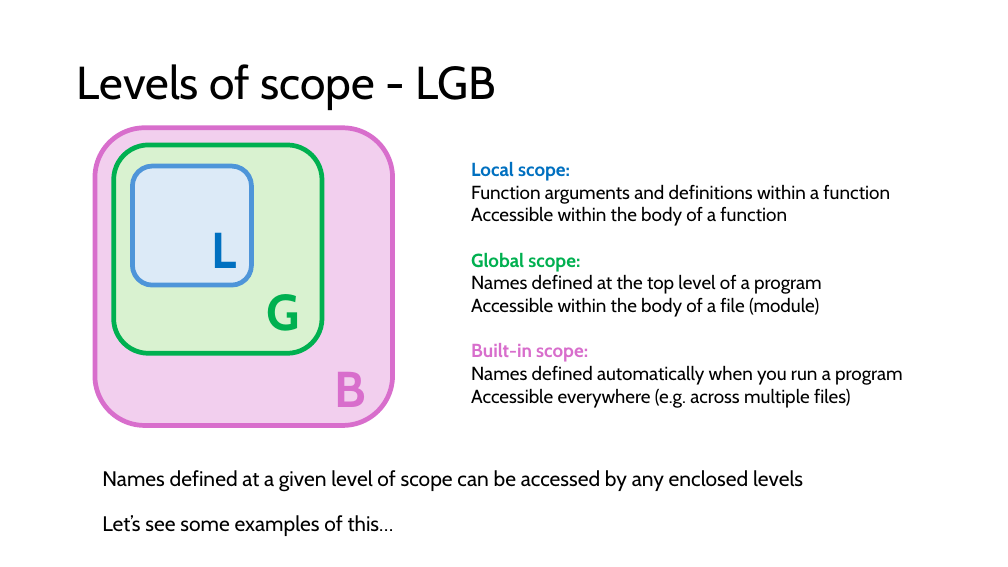
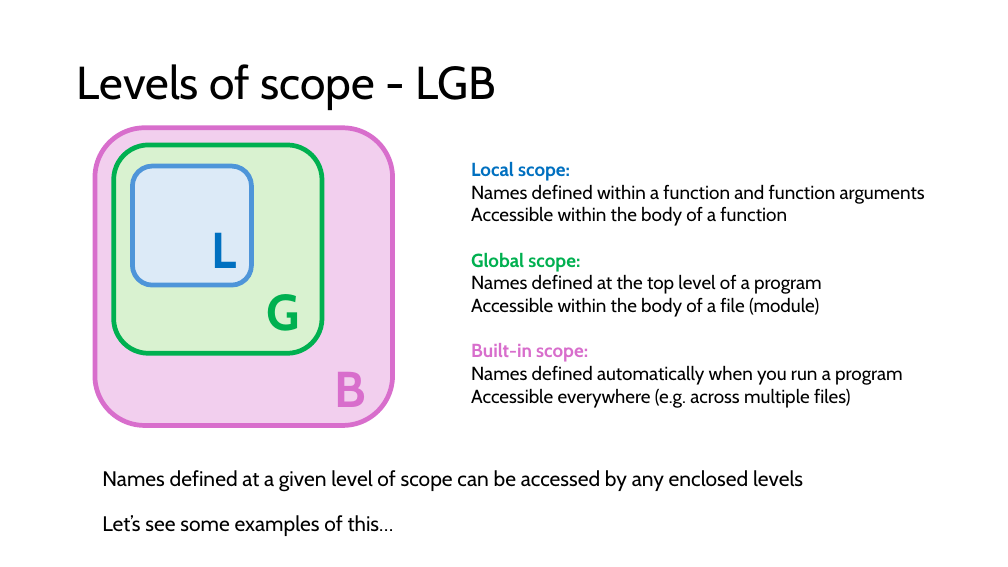
Before and after one commit to engmaths/SEMT10002_2025, a slide deck: slide 4 of Week_7_lists_and_testing_code/Seminar_4_scope_and_memory/seminar_scope_and_memory.pptx. Drawn at 1008x567 pixels with LibreOffice and Linux fonts; fonts in the diff are those of the drawing. Boxes give left, top, right and bottom in pixels: in the first picture for what was removed or moved away, otherwise in the second. Text is boxed around its words. In the diff, an @@ line names an element or a change of style, - is before the commit and + after.

```diff
--- a/Week_7_lists_and_testing_code/Seminar_4_scope_and_memory/seminar_scope_and_memory.pptx
+++ b/Week_7_lists_and_testing_code/Seminar_4_scope_and_memory/seminar_scope_and_memory.pptx
@@ text at [471, 184, 925, 226]: text changed @@
-Function arguments and definitions within a function
-Accessible within the body of a function
+Names defined within a function and function arguments Accessible within the body of a function
```
Also in this commit, not shown: 2 other files.
